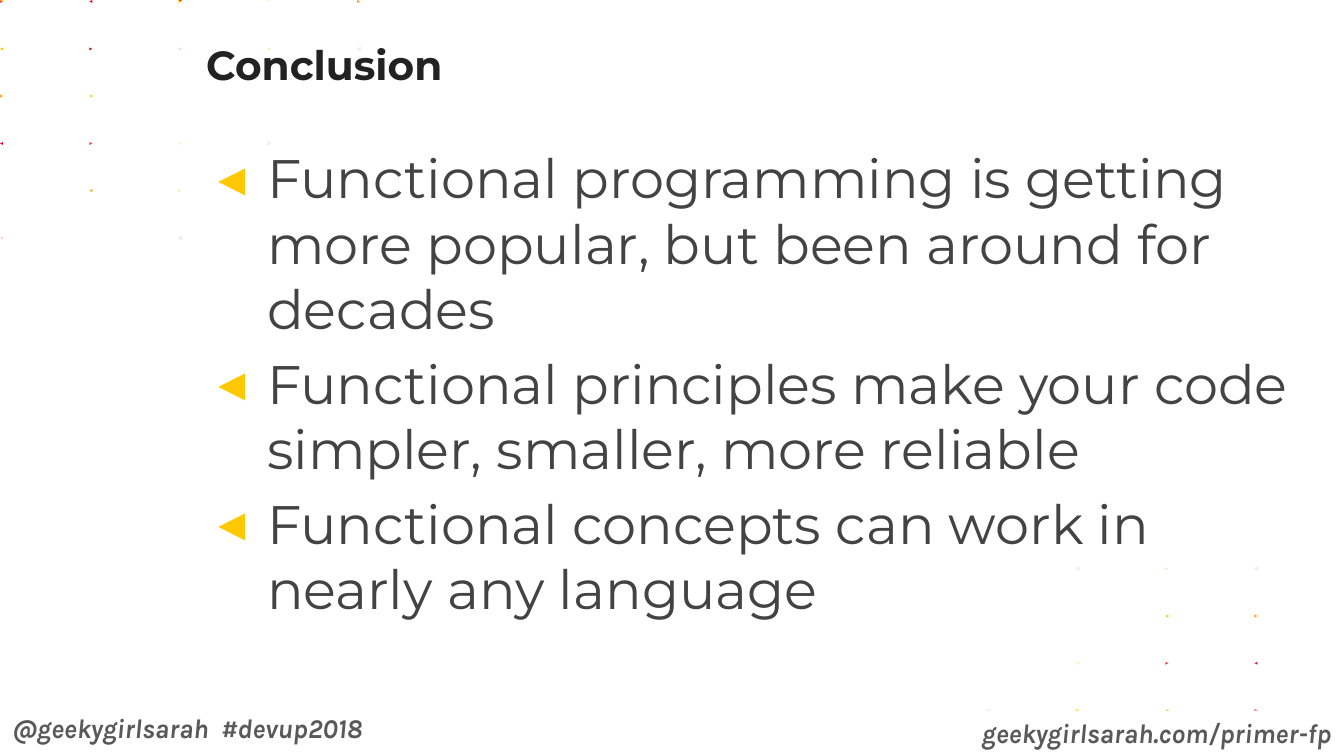
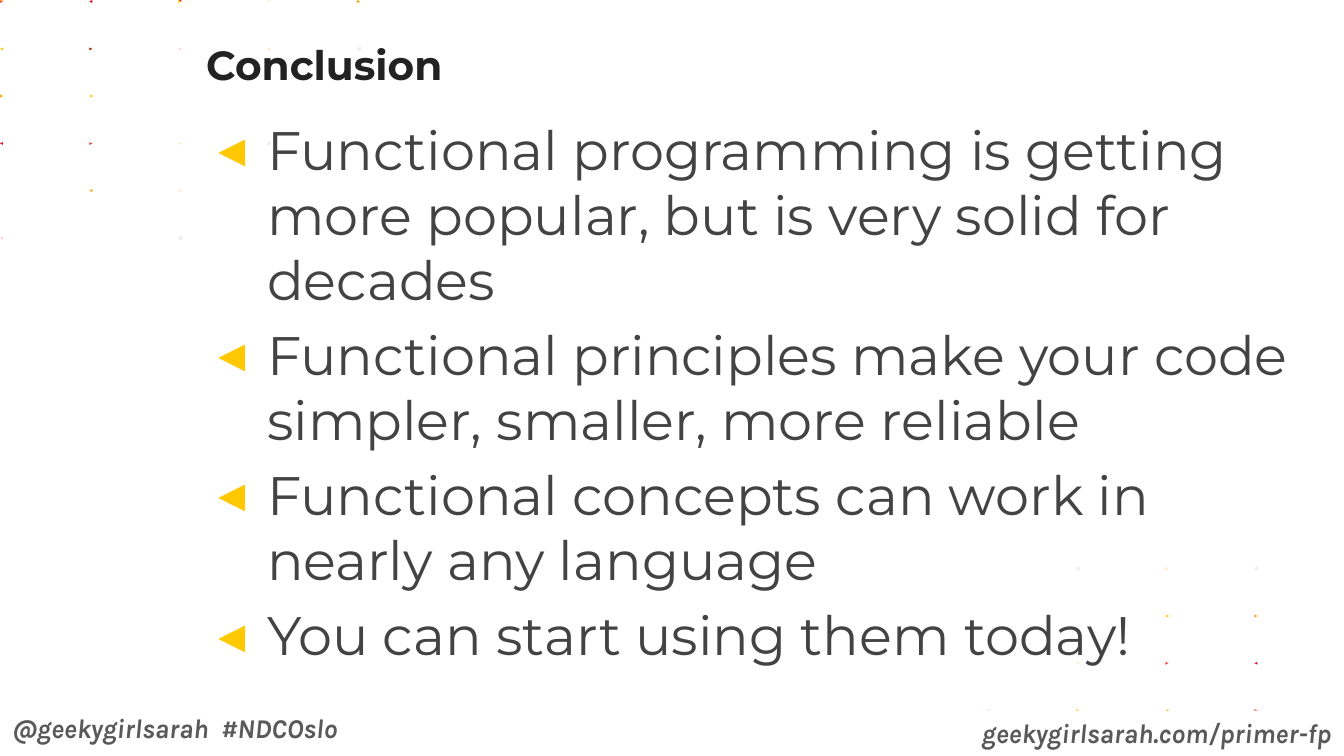
Before and after one commit to geekygirlsarah/talk-a_primer_on_functional_programming, a slide deck: slide 67 of A Primer on Functional Programming (LibreOffice).odp (slide 62 before the commit). Drawn at 1344x756 pixels with LibreOffice and Linux fonts; fonts in the diff are those of the drawing. Boxes give left, top, right and bottom in pixels: in the first picture for what was removed or moved away, otherwise in the second. Text is boxed around its words. In the diff, an @@ line names an element or a change of style, - is before the commit and + after.

```diff
--- a/A Primer on Functional Programming (LibreOffice).odp
+++ b/A Primer on Functional Programming (LibreOffice).odp
@@ text "Functional programming is getting more ...": place and size @@
-text "Functional programming is getting more ..." at (267,158,1288,620)
+text "Functional programming is getting more ..." at (267,130,1288,666)
@@ text at (267,130,1228,301): text changed @@
-◂ Functional programming is getting more popular, but been around for decades
+◂ Functional programming is getting more popular, but is very solid for decades
@@ text at (267,615,1131,666): paragraph added @@
+◂ You can start using them today!
@@ text at (12,719,338,745): text changed @@
-@geekygirlsarah #devup2018
+@geekygirlsarah #NDCOslo
```
Also in this commit, not shown: 60 other slides changed, 5 slides added, 1 other file.
